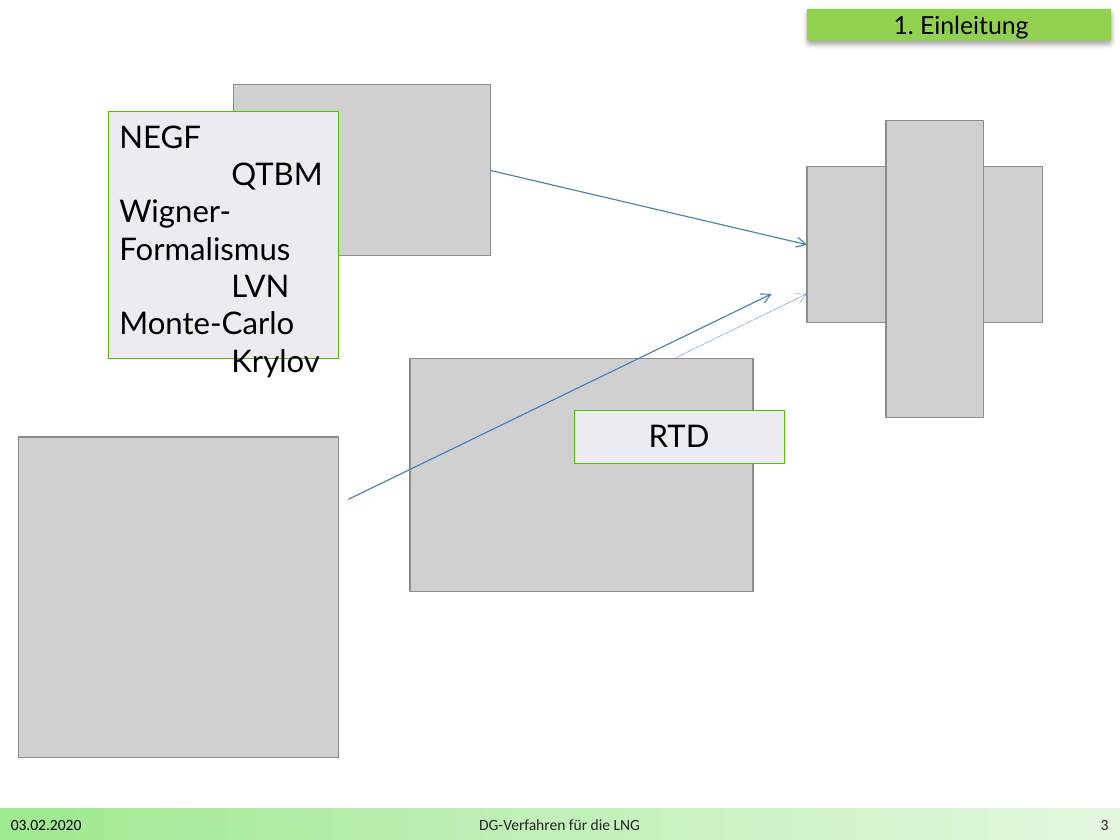
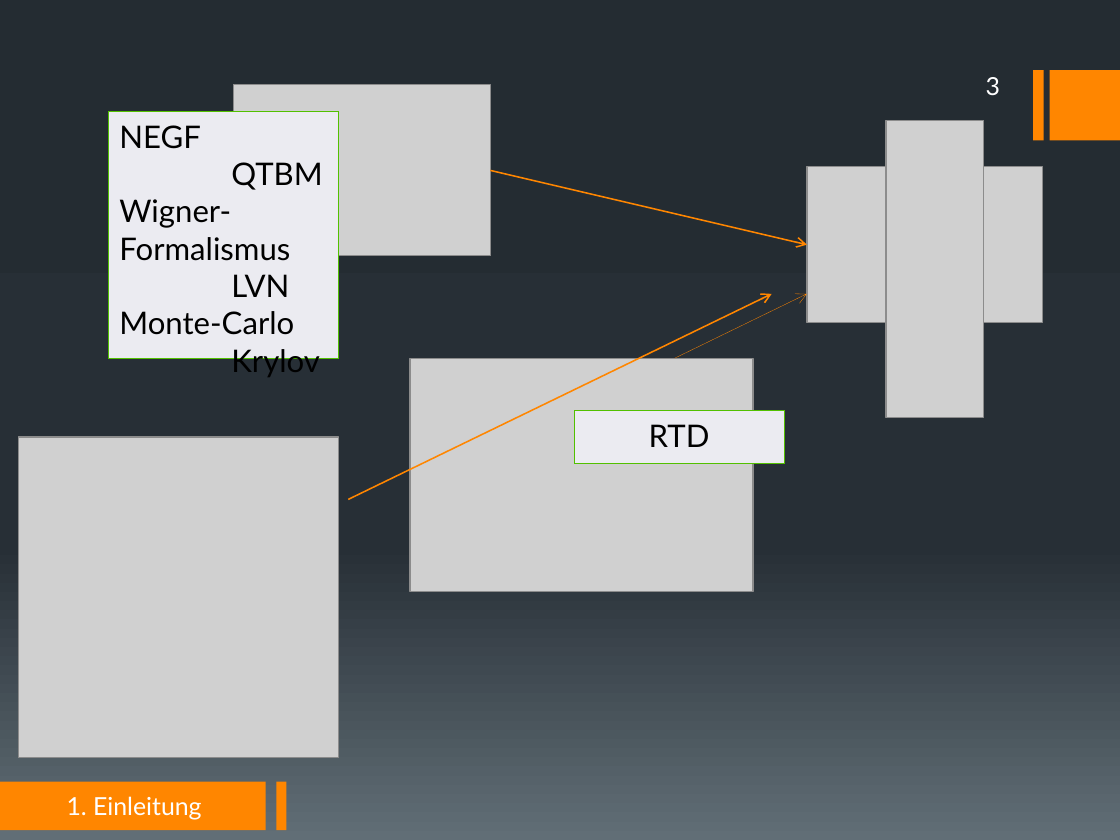
Before and after one commit to DerKleineGauss/Masterarbeit, a slide deck: slide 3 of Abschlussvortrag/Präsentation.pptx. Drawn at 1120x840 pixels with LibreOffice and Linux fonts; fonts in the diff are those of the drawing; grey boxes stand for pictures; background and template pictures are left out. Boxes give left, top, right and bottom in pixels: in the first picture for what was removed or moved away, otherwise in the second. Text is boxed around its words. In the diff, an @@ line names an element or a change of style, - is before the commit and + after.

```diff
--- a/Abschlussvortrag/Präsentation.pptx
+++ b/Abschlussvortrag/Präsentation.pptx
@@ background #FFFFFF to gradient #242C33 to #273037 to #636D76 @@
@@ rectangle removed at bbox=[806, 9, 1111, 41] @@
@@ text removed at bbox=[894, 15, 1028, 39] @@
-1. Einleitung
@@ page number: place and size @@
-page number at bbox=[1101, 820, 1109, 830]
+page number at bbox=[986, 77, 1000, 95]
@@ page number at bbox=[986, 77, 1000, 95]: size 10 to 16 pt, font Calibri to Lato, text colour #262626 to #FFFFFF @@
@@ rectangle added at bbox=[1033, 71, 1043, 141], fill #FF8600 @@
@@ rectangle added at bbox=[1049, 71, 1120, 141], fill #FF8600 @@
@@ arrow (491, 170) - (806, 244): stroke #4B7EBC 0.75 pt to #FF8600 1 pt @@
@@ arrow (348, 500) - (772, 293): stroke #4B7EBC 0.75 pt to #FF8600 1 pt @@
@@ arrow (674, 358) - (806, 293): stroke #4B7EBC 0.2 pt to #FF8600 0.2 pt @@
@@ rectangle removed at bbox=[0, 808, 1120, 840] @@
@@ rectangle added at bbox=[0, 782, 267, 830], fill #FF8600 @@
@@ text added at bbox=[67, 796, 201, 820], 16 pt, text #FFFFFF @@
+1. Einleitung
@@ rectangle added at bbox=[277, 782, 287, 830], fill #FF8600 @@
@@ text removed at bbox=[11, 820, 82, 830] @@
-03.02.2020
@@ text removed at bbox=[479, 819, 640, 830] @@
-DG-Verfahren für die LNG
```
Also in this commit, not shown: 4 other slides changed, 1 slide added, 3 slides removed, 4 other files.
